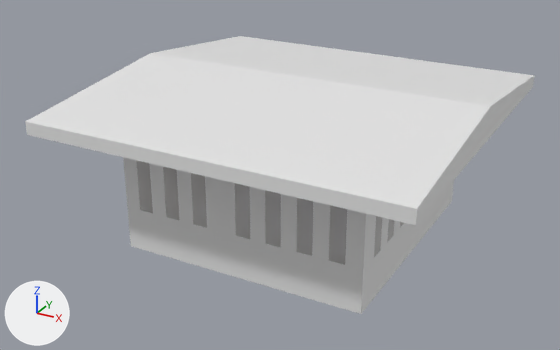
An edit to the Blender file assets/models/watch_tower/watch_tower.blend, drawn before and after from the same camera.
Camera for both pictures: a 50 mm lens placed at (9.16, -17.9, 13.37), pointed at (-0.4, -0.51, 4.67). Every picture has the same lights, and +X, +Y and +Z are marked at lower left. The older version comes first.

The scene before the commit, as lines of its bpy script (objects in view):
```python
mat_material = principled_material('Material')
mat_material.base_color = (0.0783, 0.049, 0.034)  # brown #4f3f34
mat_material.roughness = 1.0
mat_material.alpha = 0.684
mat_material.diffuse_roughness = 1.0
mat_material.coat_weight = 1.0
mat_material.coat_roughness = 1.0
mat_material.coat_ior = 4.0
mat_material.sheen_weight = 1.0
mat_material.sheen_roughness = 1.0
me_cube_001 = bpy.data.meshes.new('Cube.001')
me_cube_001.from_pydata(...)  # 14 vertices, 11 faces; spans x -1.0..1.0, y -1.0..1.0, z -4.9..10.3
me_cube_015 = bpy.data.meshes.new('Cube.015')
me_cube_015.from_pydata(...)  # 20 vertices, 21 faces; spans x -49.7..1.0, y -1.1..1.0, z -1.0..1.0
me_cube_015.materials.append(mat_material)  # brown #4f3f34
me_cube_027 = bpy.data.meshes.new('Cube.027')
me_cube_027.from_pydata(...)  # 336 vertices, 180 faces; spans x -24.0..22.3, y -1.0..1.0, z -0.8..1.2
ob_glass = bpy.data.objects.new('glass', me_cube_015)
ob_glass.location = (-0.16, 3.35, 5.08)
ob_glass.rotation_euler = (0.0, 0.0, 1.571)  # degrees (0, 0, 90)
ob_glass.scale = (0.138, 3.25, 1.0)
ob_roof = bpy.data.objects.new('Roof', me_cube_001)
ob_roof.location = (0.0, 0.0, 6.82)
ob_roof.scale = (5.06, 5.07, 0.0592)
ob_walls = bpy.data.objects.new('Walls', me_cube_027)
ob_walls.location = (0.12, -0.13, 4.43)
ob_walls.scale = (0.147, 3.49, 1.74)
```
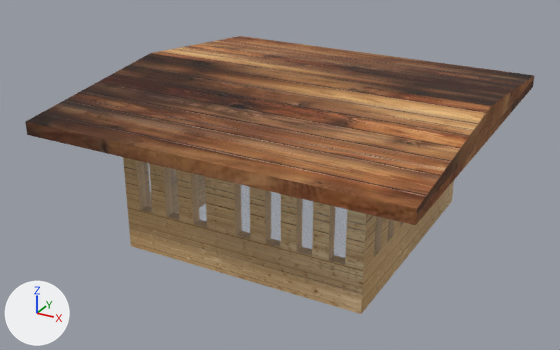
Where the newer file only moved an object's origin or applied its transform, the numbers keep the older frame.

Location of each change, (x1, y1, x2, y2) in pixels of the pictures (560 x 350 px):
'Roof', recoloured, surface changed (white to brown)
    both: (25, 36, 535, 225)
'Walls', recoloured (white to brown)
    both: (123, 157, 454, 314)
'glass', recoloured, surface changed
    both: (136, 160, 404, 265)

What the commit changed:
Picture 'roof_uv.png' (img_roof_uv_png) is new.
Picture 'walls_uv.png' (img_walls_uv_png) is new.
Material 'Material' (mat_material) changes colour from brown #4f3f34 to white #ffffff; in linear values from (0.0783, 0.049, 0.034) to (1.0, 1.0, 1.0).
In material 'Material' (mat_material), alpha goes from 0.684 to 0.1.
Material 'roof' (mat_roof) is new.
Its texture is img_roof_uv_png.
Its roughness is 1.0.
Material 'walls' (mat_walls) is new.
Its texture is img_walls_uv_png.
Its roughness is 1.0.
me_cube_027 has 336 vertices, 180 faces and spans x -24.0..22.3, y -1.0..1.0, z -0.8..1.2.
me_cube_027 gains material mat_walls (picture img_walls_uv_png).
me_cube_001 has 14 vertices, 11 faces and spans x -1.0..1.0, y -1.0..1.0, z -4.9..10.3.
me_cube_001 is used by ob_roof; location (0.0, 0.0, 6.82); scale (5.06, 5.07, 0.0592).
me_cube_001 part 1: texture (UV) coordinates of 11 of 11 faces, centred in x -1.0..1.0, y -1.0..1.0, z -4.9..5.7, changed; they spanned u 0.12..0.88, v 0.0..1.0 and now span u 0.01..0.99, v 0.06..0.86.
me_cube_001 gains material mat_roof (picture img_roof_uv_png).
